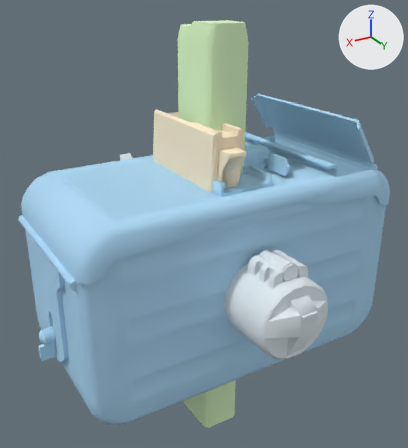
The Blender file special delivery/magazines/mags.blend: old version first, new version second.
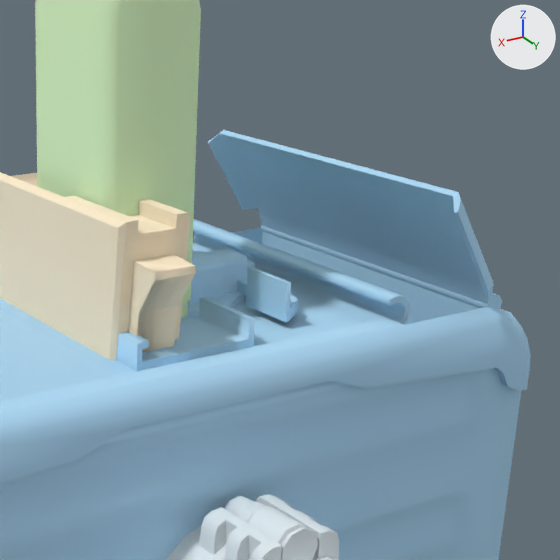
Each version appears first whole from a camera (50 mm lens) standing at (7.46, 12.5, 7.4) and looking at (-0.64, -1.0, 0.65), and next in a close-up on the part from 40% to 99% of the width and 8% to 62% of the height. Lighting does not change. The marker at upper right points along +X, +Y and +Z. Objects named as collision shapes, trigger or cutter boxes, shadow casters or lower levels of detail are left out.

Before the edit, the objects in view are built like this:
```python
me_ak47 = bpy.data.meshes.new('ak47')
me_ak47.from_pydata(...)  # 98 vertices, 182 faces; spans x -0.45..0.69, y -4.16..1.93, z -4.65..4.16
me_ak47.materials.append(mat_magazines_1)  # beige #feedce
me_mp40_ref = bpy.data.meshes.new('mp40_ref')
me_mp40_ref.from_pydata(...)  # 104 vertices, 204 faces; spans x -0.85..0.4, y -0.81..0.86, z -5.37..6.51
me_mp40_ref.materials.append(mat_mag)  # green #dcf8c6
me_pp19 = bpy.data.meshes.new('pp19')
me_pp19.from_pydata(...)  # 475 vertices, 909 faces; spans x -1.39..1.06, y -6.02..4.33, z -1.43..1.74
me_pp19.materials.append(mat_v_bizon_mag)  # white #e2ecf1
ob_ak47 = bpy.data.objects.new('ak47', me_ak47)
ob_ak47.location = (0.0, 0.0, 0.0)
ob_mp40_ref = bpy.data.objects.new('mp40_ref', me_mp40_ref)
ob_mp40_ref.location = (0.0, 0.0, 0.0)
ob_pp19 = bpy.data.objects.new('pp19', me_pp19)
ob_pp19.location = (0.0, 0.0, 0.0)
# also in view: 'pkm_ref' at (-0.83, 0.11, 0.78)
```
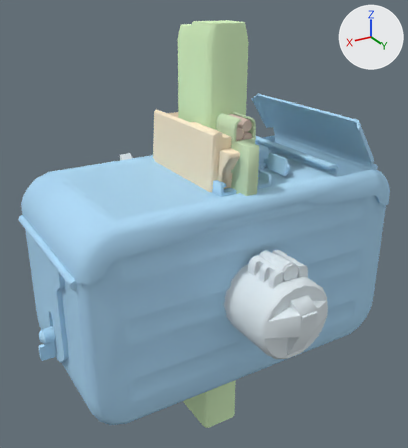
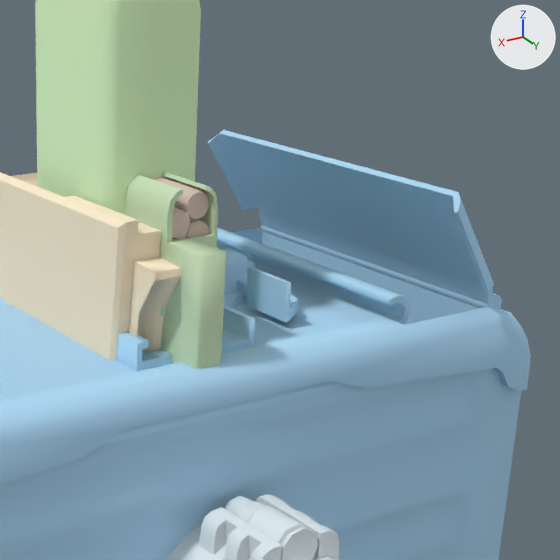
What differs and where, as boxes (x1, y1, x2, y2) in the close-ups (560 x 560 px):
'cz858', added: after (125, 171, 226, 369)
    faces in mat_v_fa_cz858_mag_d (green #cce3bd): (125, 171, 226, 369)
    faces in mat_bullet_762_d (light grey #dbc6bc): (154, 177, 210, 240)

The edits, one by one:
Material 'v_fa_cz858_mag_d' (mat_v_fa_cz858_mag_d) is new.
Its base color is (0.604, 0.767, 0.512) (green #cce3be).
Material 'bullet_762_d' (mat_bullet_762_d) is new.
Its base color is (0.708, 0.567, 0.5) (light grey #dbc6bc).
Mesh me_cz858 is new.
It has 854 vertices, 1650 faces and spans x -0.63..0.24, y -4.43..2.25, z -4.88..4.43.
Faces by material slot: [602, 1048].
It uses material mat_v_fa_cz858_mag_d (green #cce3be).
It uses material mat_bullet_762_d (light grey #dbc6bc).
Object 'cz858' (ob_cz858) is new; it shows me_cz858.
Its location is (0.0, 0.0, 0.0).
